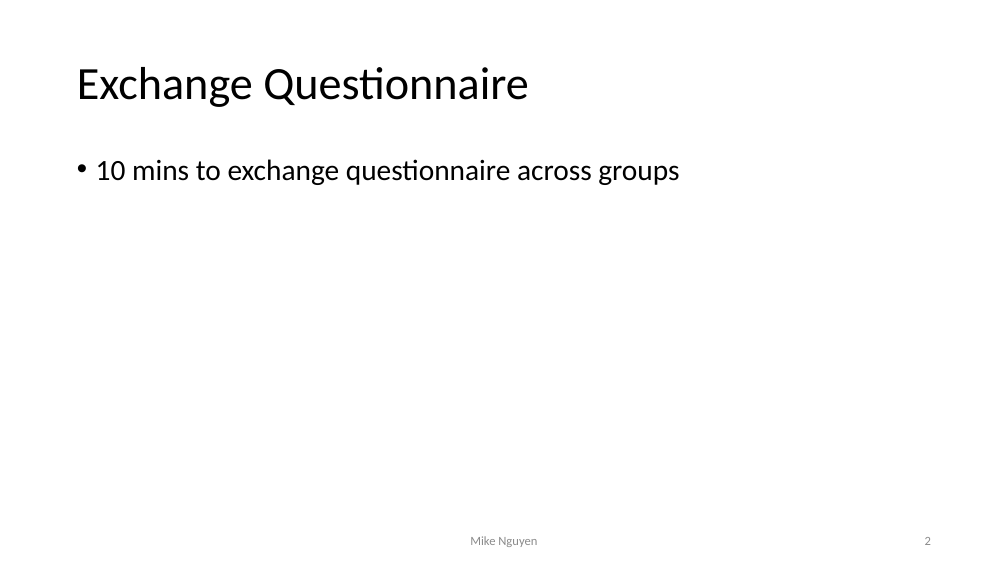
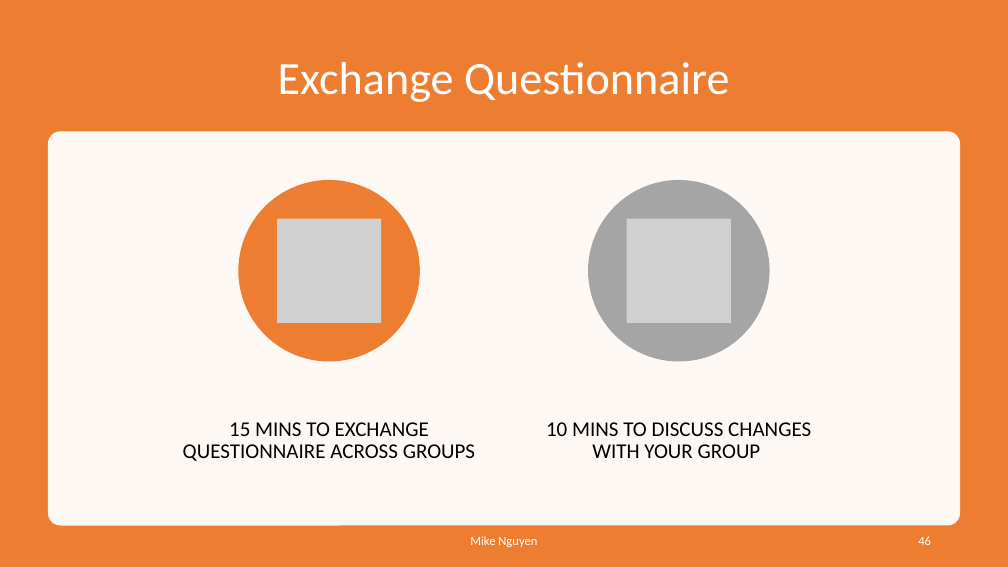
Before and after one commit to mikenguyen13/mar4050, a slide deck: slide 46 of lectures/6/2_Questionnaire Analysis.pptx (slide 2 before the commit). Drawn at 1008x567 pixels with LibreOffice and Linux fonts; fonts in the diff are those of the drawing; grey boxes stand for pictures. Boxes give left, top, right and bottom in pixels: in the first picture for what was removed or moved away, otherwise in the second. Text is boxed around its words. In the diff, an @@ line names an element or a change of style, - is before the commit and + after.

```diff
--- a/lectures/6/2_Questionnaire Analysis.pptx
+++ b/lectures/6/2_Questionnaire Analysis.pptx
@@ rectangle added at [0,0,1008,567], fill #ED7D31 @@
@@ title "Exchange Questionnaire": place and size @@
-title "Exchange Questionnaire" at [77,67,529,107]
+title "Exchange Questionnaire" at [278,62,730,102]
@@ title "Exchange Questionnaire" at [278,62,730,102]: text colour #000000 to #FFFFFF; alignment left to centre @@
@@ rounded rectangle added at [48,132,960,526], fill #FFFFFF at 95% opacity @@
@@ text at [183,422,475,461]: text changed; size 28 to 20 pt @@
-• 10 mins to exchange questionnaire across groups
+15 MINS TO EXCHANGE QUESTIONNAIRE ACROSS GROUPS
@@ group added at [238,180,811,458]: 2 ellipses, 2 pictures, 1 text @@
+10 MINS TO DISCUSS CHANGES WITH YOUR GROUP
@@ text "Mike Nguyen" at [470,536,537,547]: text colour #8C8C8C to #FFFFFF; more space between paragraphs @@
@@ page number at [918,536,931,545]: text changed; text colour #8C8C8C to #FFFFFF @@
-2
+46
```
Also in this commit, not shown: 47 slides added, 2 other files.
